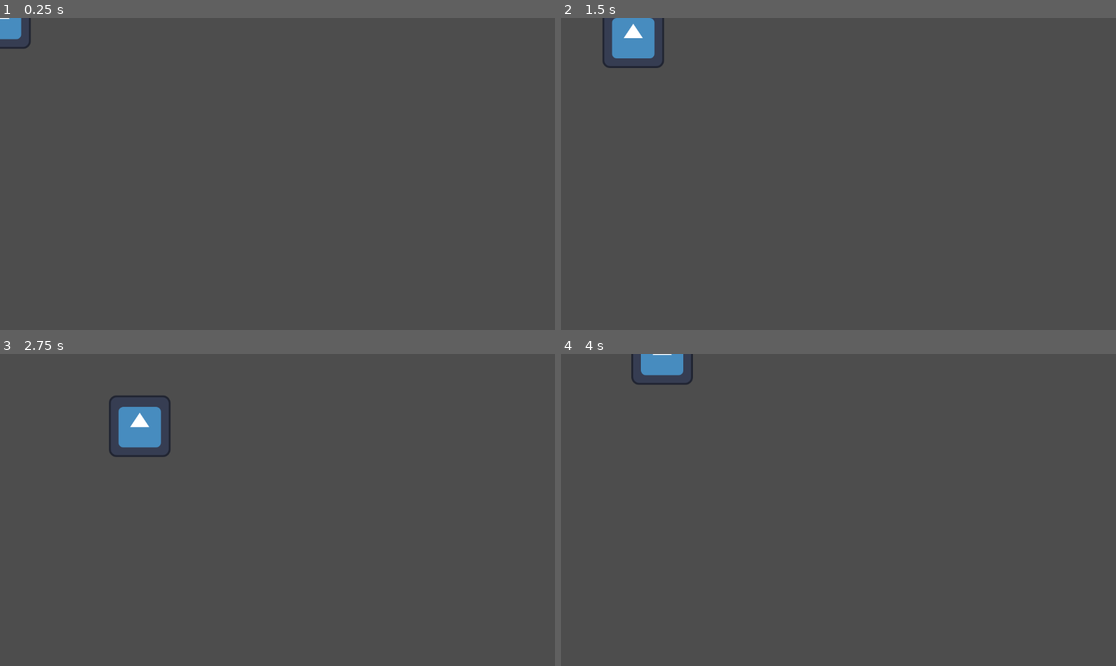
Above: before the commit, frames 1-4 (two rows, left to right).
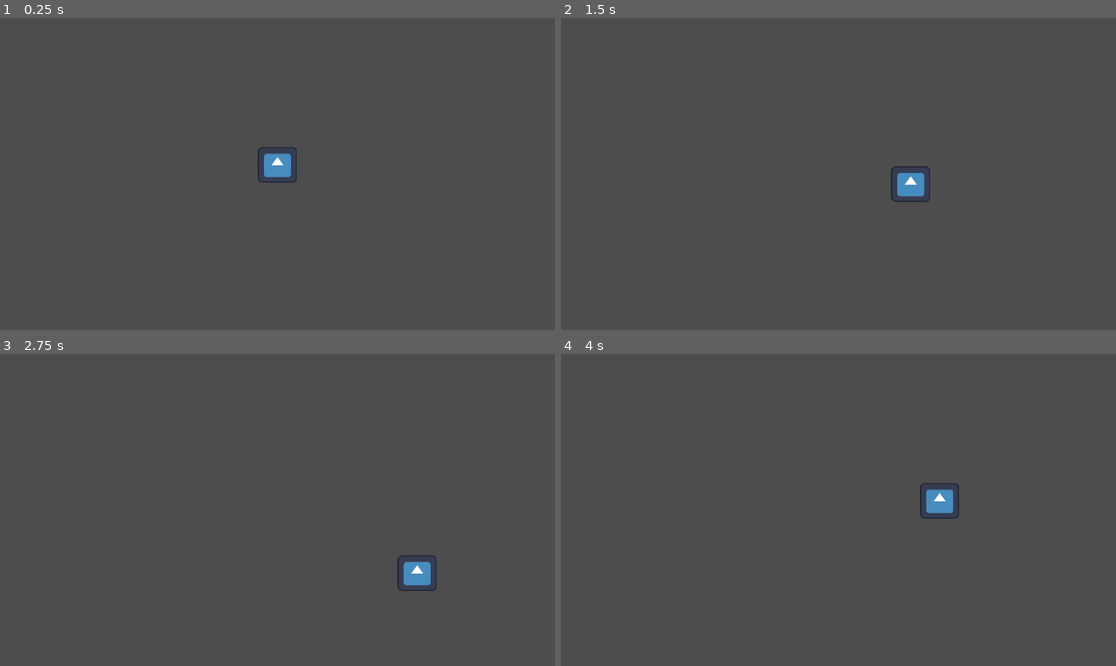
Above: after the commit, the same moments.

Repository: nuaht1/Eksamens-Projekt
Game: Godot game, scene res://node_2d.tscn
Two runs of this game, one before a commit and one after it. Both use one fixed random seed, a clock stepped at 60 frames per second and the inputs below. The engine's default icon, where the game draws it, is replaced by a stand-in: a white triangle on a blue panel in a dark square.
Inputs:
- Up to frame 1 (0.25 s): no input
- Up to frame 2 (1.5 s): tap Enter at 0.5 s; hold Right (ui_right) 0.53-1.28 s; hold Down (ui_down) from 1.28 s (still down)
- Up to frame 3 (2.75 s): release Down (ui_down) at 2.03 s; hold Right (ui_right) from 2.03 s (still down)
- Up to frame 4 (4 s): release Right (ui_right) at 2.78 s; hold Up (ui_up) 2.78-3.53 s; hold Left (ui_left) from 3.53 s (still down)

The runs differ from the first frame. In frame 1, 0.8% of the frame differs, in the area x 0-54%, y 0-53%; in frame 2, 1.7%; in frame 3, 1.8%, in the area x 19-79%, y 13-76%; in frame 4, 1.1%.

Commit message:
Update node_2d.tscn

Diff:
--- a/eksamens-projekt/node_2d.tscn
+++ b/eksamens-projekt/node_2d.tscn
@@ -14,4 +14,6 @@
 shape = SubResource("RectangleShape2D_y32ns")
 
 [node name="Sprite2D" type="Sprite2D" parent="CharacterBody2D"]
+position = Vector2(576, 305)
+scale = Vector2(0.632813, 0.578125)
 texture = ExtResource("1_wtcfe")
